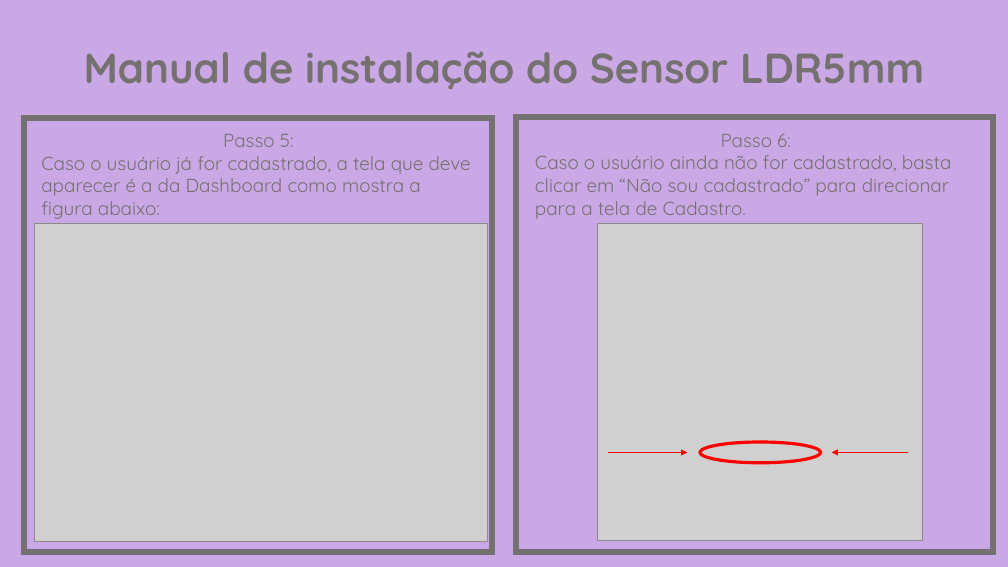
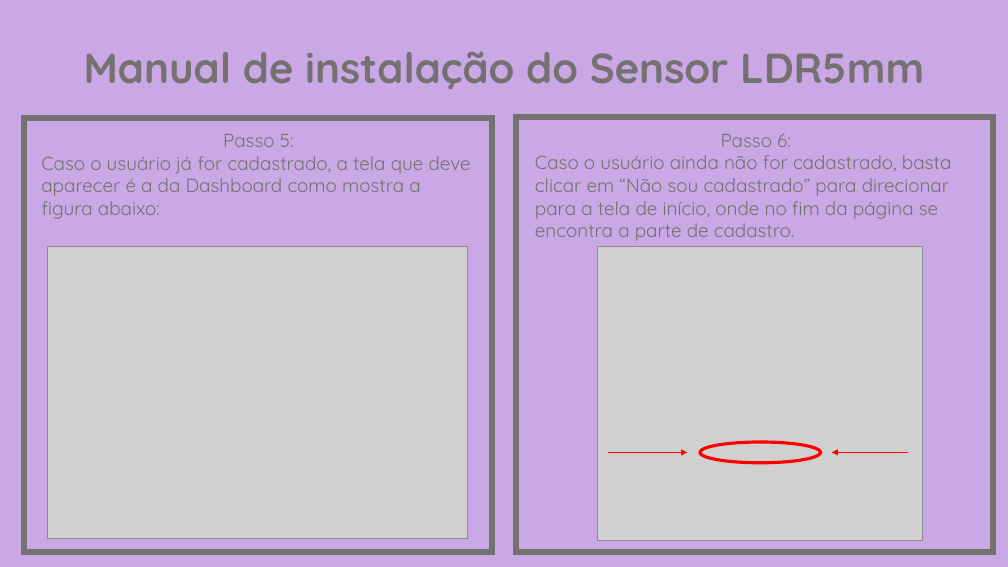
Before and after one commit to EltinhooZ/Projeto-Sprint-2, a slide deck: slide 6 of documentacao/Manual de instalação do Sensor LDR5mm.pptx. Drawn at 1008x567 pixels with LibreOffice and Linux fonts; fonts in the diff are those of the drawing; grey boxes stand for pictures. Boxes give left, top, right and bottom in pixels: in the first picture for what was removed or moved away, otherwise in the second. Text is boxed around its words. In the diff, an @@ line names an element or a change of style, - is before the commit and + after.

Commit message:
Manual atualizado

```diff
--- a/documentacao/Manual de instalação do Sensor LDR5mm.pptx
+++ b/documentacao/Manual de instalação do Sensor LDR5mm.pptx
@@ text at (x1=535, y1=155, x2=951, y2=241): text changed @@
-Caso o usuário ainda não for cadastrado, basta clicar em “Não sou cadastrado” para direcionar para a tela de Cadastro.
+Caso o usuário ainda não for cadastrado, basta clicar em “Não sou cadastrado” para direcionar para a tela de início, onde no fim da página se encontra a parte de cadastro.
@@ picture resized from (x1=35, y1=224, x2=488, y2=542) to (x1=47, y1=247, x2=467, y2=538) @@
@@ picture resized from (x1=598, y1=224, x2=923, y2=541) to (x1=598, y1=247, x2=923, y2=540) @@
```
Also in this commit, not shown: 1 other slide changed, 1 other file.
